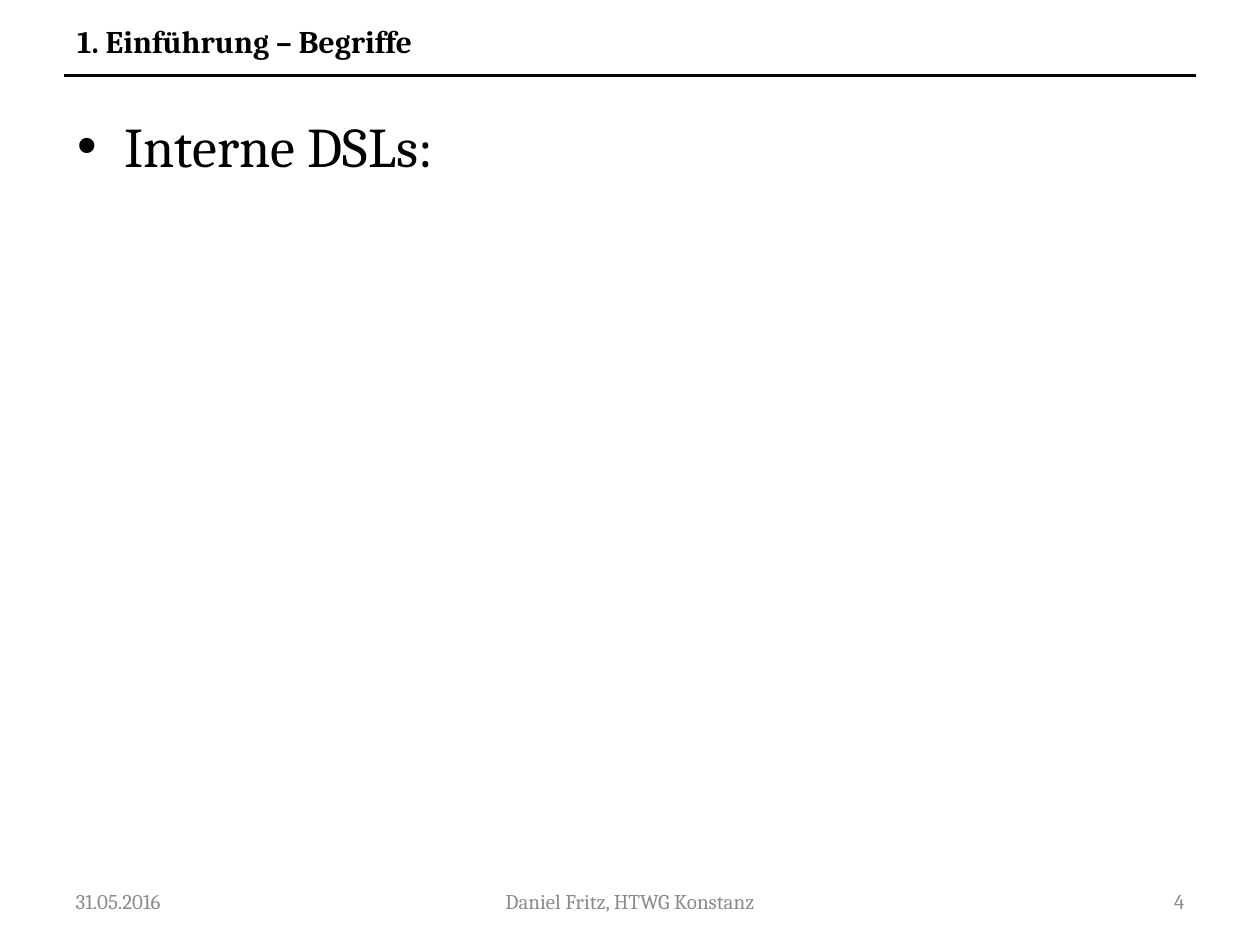
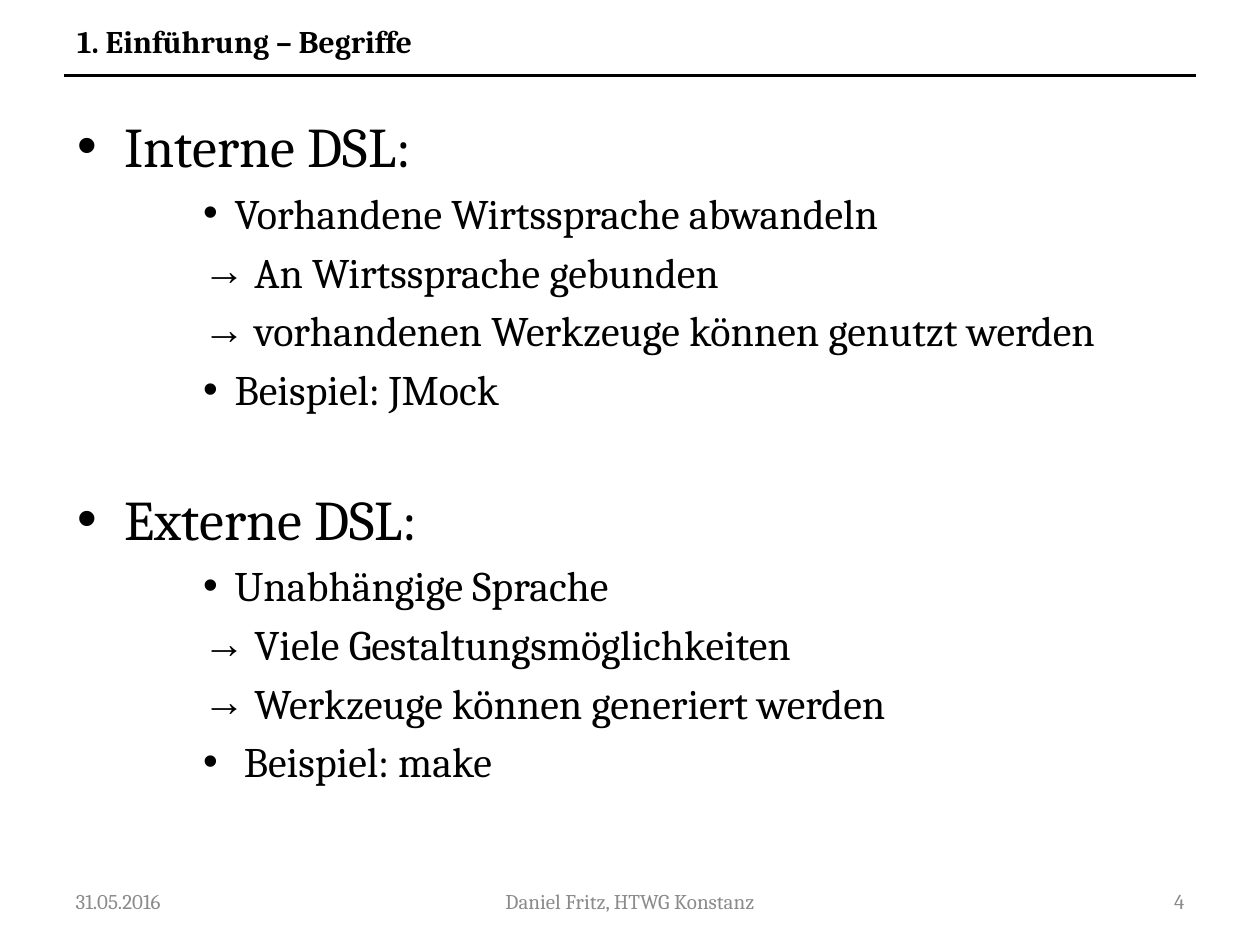
Before and after one commit to Guldenbart/MA, a slide deck: slide 4 of ppt/MA_neu.pptx. Drawn at 1260x945 pixels with LibreOffice and Linux fonts; fonts in the diff are those of the drawing. Boxes give left, top, right and bottom in pixels: in the first picture for what was removed or moved away, otherwise in the second. Text is boxed around its words. In the diff, an @@ line names an element or a change of style, - is before the commit and + after.

Commit message:
progress in MA_neu.pptx

```diff
--- a/ppt/MA_neu.pptx
+++ b/ppt/MA_neu.pptx
@@ text at <box>124,129,1095,786</box>: text changed; size 32 to 24 pt @@
-• Interne DSLs:
+• Interne DSL:
+    • Vorhandene Wirtssprache abwandeln
+    → An Wirtssprache gebunden
+    → vorhandenen Werkzeuge können genutzt werden
+    • Beispiel: JMock
+• Externe DSL:
+    • Unabhängige Sprache
+    → Viele Gestaltungsmöglichkeiten
+    → Werkzeuge können generiert werden
+    • Beispiel: make
```
Also in this commit, not shown: 1 other slide changed, 1 slide added.
